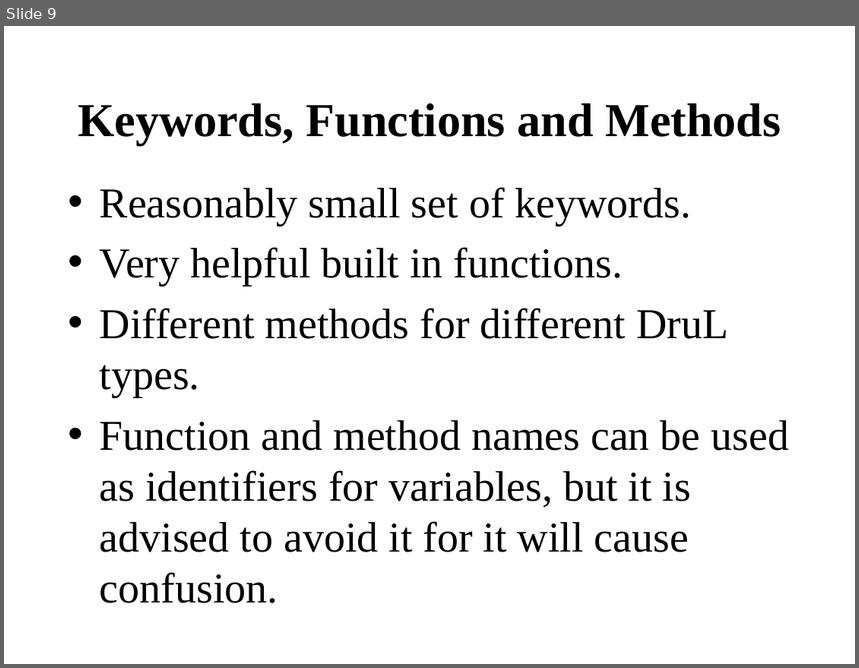
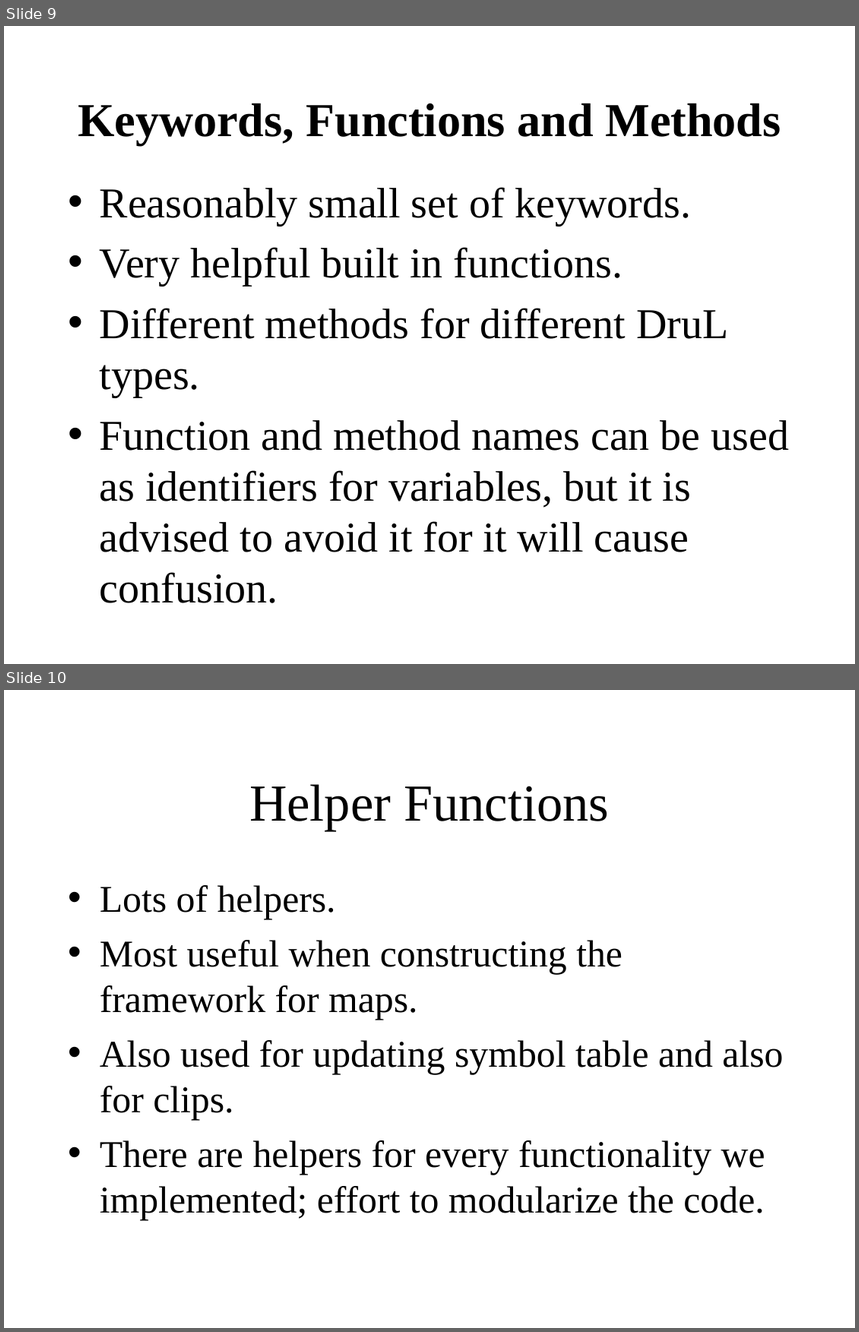
Before and after one commit to waseemilahi/drul, a slide deck: Presentation/Part3.ppt. Shown one above the other, each under a label of ours: slide 9 before the commit, slides 9 and 10 after it. The pictures are 859x668 and 859x1332 pixels, drawn with LibreOffice and Linux fonts; fonts in the diff are those of the drawing. Boxes give left, top, right and bottom in pixels: in the first picture for what was removed or moved away, otherwise in the second. Text is boxed around its words. In the diff, an @@ line names an element or a change of style, - is before the commit and + after.

```diff
--- a/Presentation/Part3.ppt
+++ b/Presentation/Part3.ppt
@@ slide 10 added at box(4, 690, 855, 1328), background #FFFFFF @@
@@ title added at box(249, 784, 609, 831), 44 pt, text #000000 @@
+Helper Functions
@@ text added at box(100, 885, 783, 1220), 32 pt, text #000000 @@
+• Lots of helpers.
+• Most useful when constructing the framework for maps.
+• Also used for updating symbol table and also for clips.
+• There are helpers for every functionality we implemented; effort to modularize the code.
```
Also in this commit, not shown: 2 slides changed, 4 other slides added.
